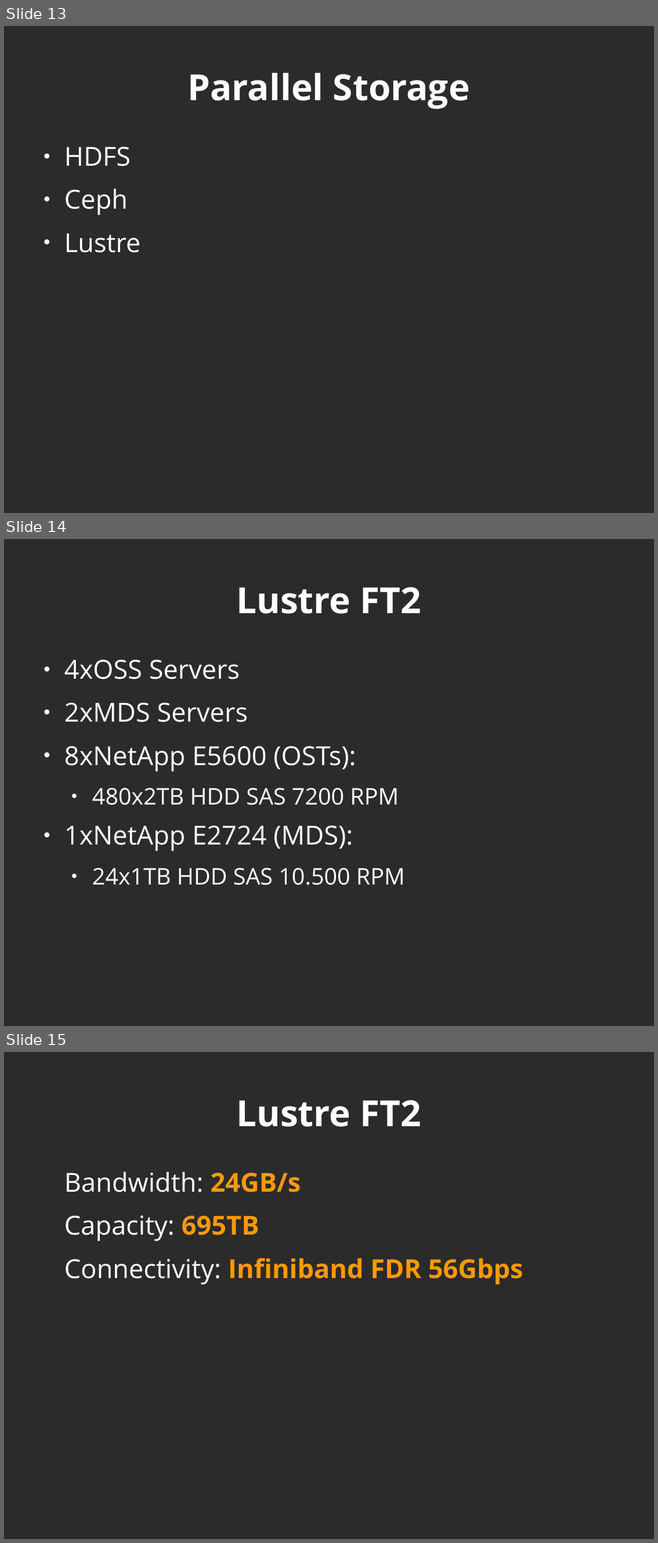
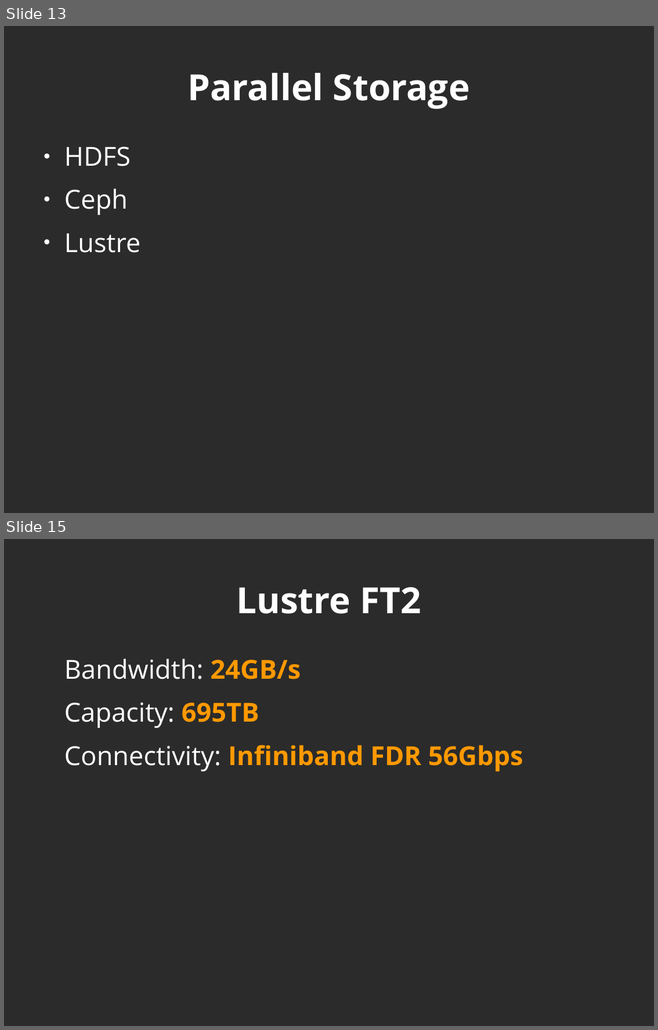
Before and after one commit to javicacheiro/pyspark_course, a slide deck: extended/unit_1_services_overview.odp. Shown one above the other, each under a label of ours: slides 13, 14 and 15 before the commit, slides 13 and 15 after it; the slides between them are not shown. The pictures are 658x1543 and 658x1030 pixels, drawn with LibreOffice and Linux fonts; fonts in the diff are those of the drawing; background and template pictures are left out; a plain dark background stands for a picture behind light text. Boxes give left, top, right and bottom in pixels: in the first picture for what was removed or moved away, otherwise in the second. Text is boxed around its words. In the diff, an @@ line names an element or a change of style, - is before the commit and + after.

```diff
--- a/extended/unit_1_services_overview.odp
+++ b/extended/unit_1_services_overview.odp
@@ slide 14 removed at [4, 539, 654, 1026], background picture (left out) @@
@@ title removed at [236, 587, 421, 614] @@
-Lustre FT2
@@ text removed at [64, 660, 405, 885] @@
-● 4xOSS Servers
-● 2xMDS Servers
-● 8xNetApp E5600 (OSTs):
-  ● 480x2TB HDD SAS 7200 RPM
-● 1xNetApp E2724 (MDS):
-  ● 24x1TB HDD SAS 10.500 RPM
```
Also in this commit, not shown: 3 slides changed, 3 slides added, 2 other slides removed, 1 other file.
